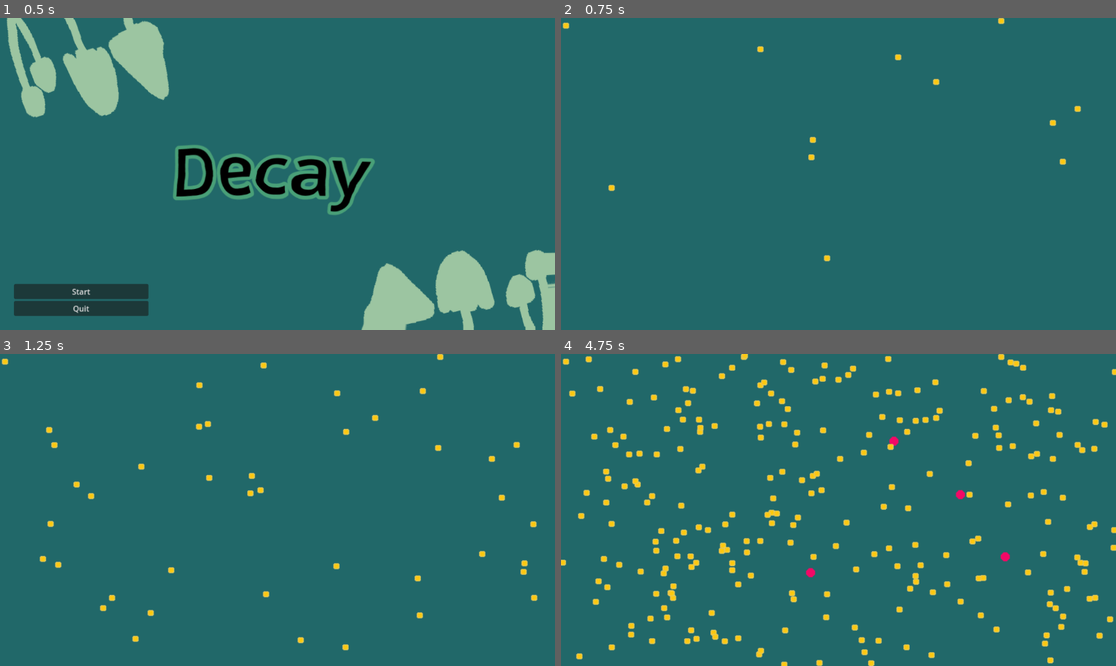
Above: before the commit, frames 1-4 (two rows, left to right).
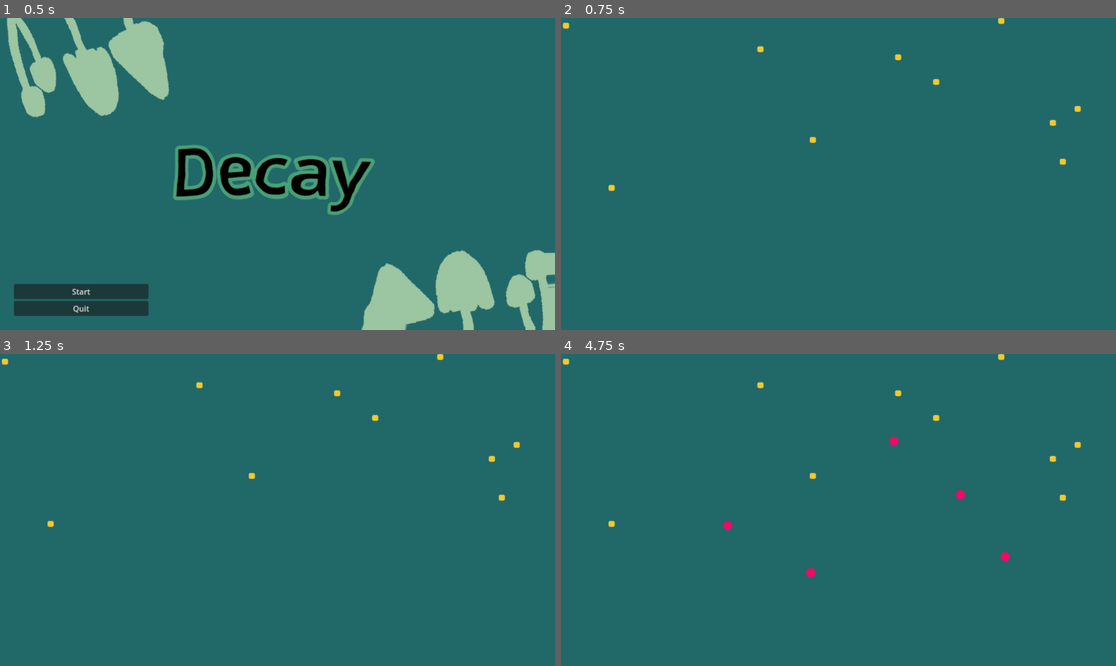
Above: after the commit, the same moments.

Repository: Alpha-Hotel/GameJamJan24
Game: Godot game, scene res://Scenes/menu.tscn
The game is run twice, just before and just after one commit, with the same random seed, the same clock (stepped at 60 frames per second) and the same inputs.
Inputs (mouse positions are in pixels of both pictures, inside the frame that each line leads up to):
- Up to frame 1 (0.5 s): no input
- Up to frame 2 (0.75 s): click "Start" at 0.5 s
- Up to frame 3 (1.25 s): no input
- Up to frame 4 (4.75 s): move the mouse to (960, 494) at 1.27 s; click (960, 494) at 1.35 s; move the mouse to (727, 525) at 2.02 s; click (727, 525) at 2.1 s; move the mouse to (894, 441) at 2.77 s; click (894, 441) at 2.85 s; move the mouse to (810, 572) at 3.52 s; click (810, 572) at 3.6 s; move the mouse to (1005, 556) at 4.27 s; click (1005, 556) at 4.35 s

Frame 1 is identical in both runs. In frame 2, less than 0.1% of the frame differs, in the area x 44-49%, y 43-79%; in frame 3, 0.8%; in frame 4, 5.7%, in the area x 0-100%, y 0-100%.

Commit message:
work in progress, saving work

Diff:
--- a/Scenes/mycelia_node.tscn
+++ b/Scenes/mycelia_node.tscn
@@ -8,6 +8,15 @@
 # Called when the node enters the scene tree for the first time.
 func _ready():
 	$\"/root/SceneGlobal\".child_node_pass(self)
+
+## store resource nodes in library
+## functoin to add/remove resources from list of active resource nodes
+
+func register_resource_in_library():
+	pass
+
+func sucky_sucky(resource_node):
+	resource_node.pour_out_energy(1)
 
 # Called every frame. 'delta' is the elapsed time since the previous frame.
 func _process(delta):
--- a/Scenes/node.gd
+++ b/Scenes/node.gd
@@ -5,11 +5,17 @@
 
 # Called when the node enters the scene tree for the first time.
 func _ready():
-
+	spawn_resource_nodes(10)
+	get_attributes_of_all()
 	pass # Replace with function body.
 
 var rng1 = RandomNumberGenerator.new()
 var rng2 = RandomNumberGenerator.new()
+
+func get_attributes_of_all():
+
+	for i in get_tree().get_nodes_in_group("resource"):
+		print (get_tree().get_nodes_in_group("resource"))
 
 func spawn_resource_nodes(num_spawn):
 
@@ -25,7 +31,7 @@
 # Called every frame. 'delta' is the elapsed time since the previous frame.
 func _process(delta):
 
-	spawn_resource_nodes(1)
+	#TODO add process that removes nutrients, add sucky sucky
 
 	pass
 
--- /dev/null
+++ b/Scenes/resource_node.gd
@@ -0,0 +1,17 @@
+extends Area2D
+
+@export var energy_pool : int
+
+# Called when the node enters the scene tree for the first time.
+func _ready():
+	pass # Replace with function body.
+
+func pour_out_energy(amount):
+
+	if amount < 1:
+		pass
+	pass
+
+# Called every frame. 'delta' is the elapsed time since the previous frame.
+func _process(delta):
+	pass
--- a/Scenes/resource_node.tscn
+++ b/Scenes/resource_node.tscn
@@ -1,9 +1,10 @@
-[gd_scene load_steps=4 format=3 uid="uid://bpv5hvyqeueov"]
+[gd_scene load_steps=5 format=3 uid="uid://by8aeq8fqxlkp"]
 
+[ext_resource type="Script" path="res://Scenes/resource_node.gd" id="1_tugmp"]
 [ext_resource type="Texture2D" uid="uid://cl4sc3ced2yu" path="res://Frames/resource_node-removebg-preview.png" id="1_xb7v0"]
 
-[sub_resource type="RectangleShape2D" id="RectangleShape2D_tj1ee"]
-size = Vector2(8, 8)
+[sub_resource type="CircleShape2D" id="CircleShape2D_1ixwa"]
+radius = 19.0
 
 [sub_resource type="SpriteFrames" id="SpriteFrames_7xq2f"]
 animations = [{
@@ -16,10 +17,11 @@
 "speed": 5.0
 }]
 
-[node name="Resource Node" type="Area2D"]
+[node name="Resource Node" type="Area2D" groups=["resource"]]
+script = ExtResource("1_tugmp")
 
-[node name="normal_collider" type="CollisionShape2D" parent="."]
-shape = SubResource("RectangleShape2D_tj1ee")
+[node name="rescource_collider" type="CollisionShape2D" parent="."]
+shape = SubResource("CircleShape2D_1ixwa")
 
 [node name="AnimatedSprite2D" type="AnimatedSprite2D" parent="."]
 scale = Vector2(1.6, 1.52)
